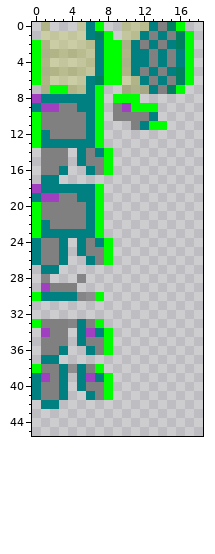
Pixel-art sprite: Assets/CoreData/Items/Equipments/BodyArmors1/BodyArmors1.png. Above is the file before it was changed.
The file is 64x64 pixels. Shown: x 0..18, y 0..45.
After the commit:
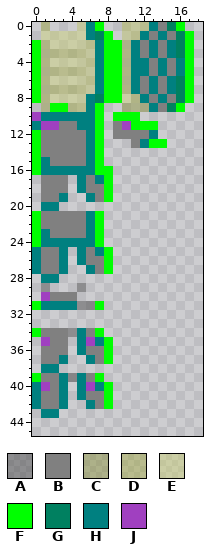
Palette (. is transparent): A #40404073  B #808080  C #878e3373  D #a0a83d73  E #c9d07173  F #00ff00  G #008060  H #008080  J #a040c0
Diff:
{"y":3,"x":12,"old":"HBHBH","new":"BHBHG"}
{"y":5,"x":12,"old":"BHBHG","new":"HBHBH"}
{"y":6,"x":6,"old":"HG","new":"DH"}
{"y":6,"x":10,"old":"EDHBHB","new":"CHBHBH"}
{"y":7,"x":0,"old":".","new":"F"}
{"y":7,"x":2,"old":"FF","new":"DD"}
{"y":7,"x":6,"old":"HF..CCC","new":"EHFFDHB"}
{"y":7,"x":15,"old":"GF.","new":"HGF"}
{"y":8,"x":0,"old":"JHHHHH","new":"FDEEEE"}
{"y":8,"x":7,"old":"F.","new":"GF"}
{"y":8,"x":10,"old":"FF......","new":"EDHBHBGF"}
{"y":9,"x":0,"old":"HJJBBH","new":".CFFDD"}
{"y":9,"x":9,"old":"BJFFF...","new":".CCCHBGF"}
{"y":10,"x":0,"old":"FBBBBB","new":"JHHHHH"}
{"y":10,"x":9,"old":"BBBBH","new":"FFF.."}
{"y":11,"x":0,"old":"FBB","new":"HJJ"}
{"y":11,"x":5,"old":"B","new":"H"}
{"y":11,"x":9,"old":"..BH","new":"BJFF"}
{"y":11,"x":14,"old":"F","new":"."}
{"y":12,"x":1,"old":"H","new":"B"}
{"y":12,"x":9,"old":".....","new":"BBBBH"}
{"y":13,"x":1,"old":"HHHHH","new":"BBBBB"}
{"y":13,"x":11,"old":"....","new":"BHFF"}
{"y":14,"x":0,"old":".","new":"F"}
{"y":14,"x":4,"old":".HBHF","new":"BBHF."}
{"y":15,"x":0,"old":".B","new":"FH"}
{"y":15,"x":4,"old":".HBBF","new":"BBHF."}
{"y":16,"x":0,"old":".BB","new":"FHH"}
{"y":16,"x":4,"old":"..","new":"HH"}
{"y":16,"x":7,"old":"B","new":"F"}
{"y":17,"x":1,"old":"HH.","new":"BBB"}
{"y":17,"x":5,"old":"....","new":"HBHF"}
{"y":18,"x":0,"old":"JHHHH","new":".BBB."}
{"y":18,"x":6,"old":"HF.","new":"BBF"}
{"y":19,"x":0,"old":"HJJBBH","new":".BBH.."}
{"y":19,"x":7,"old":"F.","new":"BF"}
{"y":20,"x":0,"old":"FBBBBBHF","new":".HH....."}
{"y":22,"x":1,"old":"H","new":"B"}
{"y":23,"x":2,"old":"HHHH","new":"BBBB"}
{"y":24,"x":0,"old":"HBB","new":"FHH"}
{"y":24,"x":4,"old":".","new":"H"}
{"y":24,"x":6,"old":"BHF","new":"HF."}
{"y":25,"x":7,"old":"B","new":"H"}
{"y":26,"x":5,"old":".H","new":"HB"}
{"y":27,"x":0,"old":".HH.","new":"HBBH"}
{"y":27,"x":6,"old":"...","new":"HBF"}
{"y":28,"x":1,"old":"A.","new":"HH"}
{"y":28,"x":5,"old":"A","new":"."}
{"y":29,"x":1,"old":"JBBB.","new":"A...A"}
{"y":30,"x":0,"old":"FHHHHAAF","new":".JBBB..."}
{"y":31,"x":0,"old":"........","new":"FHHHHAAF"}
{"y":33,"x":0,"old":"FBBBAHBF","new":"........"}
{"y":34,"x":0,"old":".J","new":"FB"}
{"y":34,"x":4,"old":".","new":"A"}
{"y":34,"x":6,"old":"JHF","new":"BF."}
{"y":35,"x":1,"old":"B","new":"J"}
{"y":35,"x":6,"old":"BB","new":"JH"}
{"y":36,"x":3,"old":"H","new":"B"}
{"y":36,"x":5,"old":".H","new":"HB"}
{"y":37,"x":1,"old":"HH.","new":"BBH"}
{"y":37,"x":6,"old":"...","new":"HBF"}
{"y":38,"x":0,"old":"FBBHAHBF","new":".HH....."}
{"y":39,"x":0,"old":"HJ","new":"FB"}
{"y":39,"x":4,"old":".","new":"A"}
{"y":39,"x":6,"old":"JHF","new":"BF."}
{"y":40,"x":1,"old":"B","new":"J"}
{"y":40,"x":6,"old":"BB","new":"JH"}
{"y":41,"x":5,"old":".H","new":"HB"}
{"y":42,"x":0,"old":".HH.","new":"HBBH"}
{"y":42,"x":6,"old":"...","new":"HBF"}
{"y":43,"x":1,"old":"..","new":"HH"}
